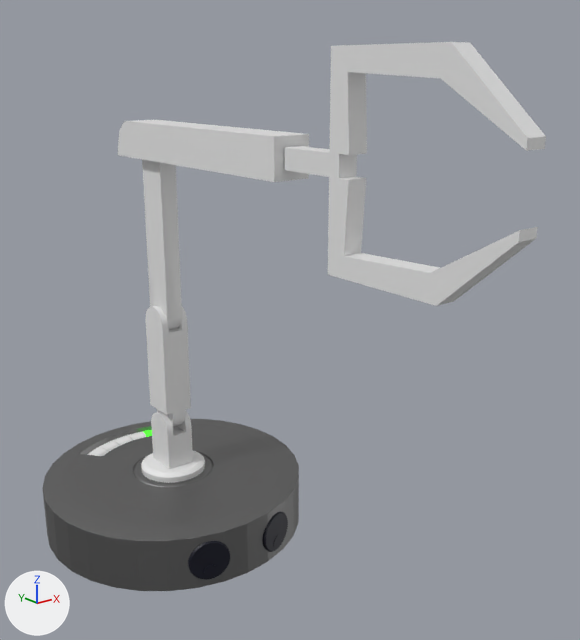
A saved change to the FBX model Assets/Characters/Char1_Body.fbx.
One viewpoint serves both versions: a 50 mm lens placed at (-2.87, -5.07, 3.57), pointed at (0.25, -1.17, 2.01). The lights are fixed; the arrows at lower left show +X, +Y and +Z. Where no turn or scale is listed for an object, it has been applied to the vertices.

The first picture shows 'ARM', 'Body', 'Eyes'.
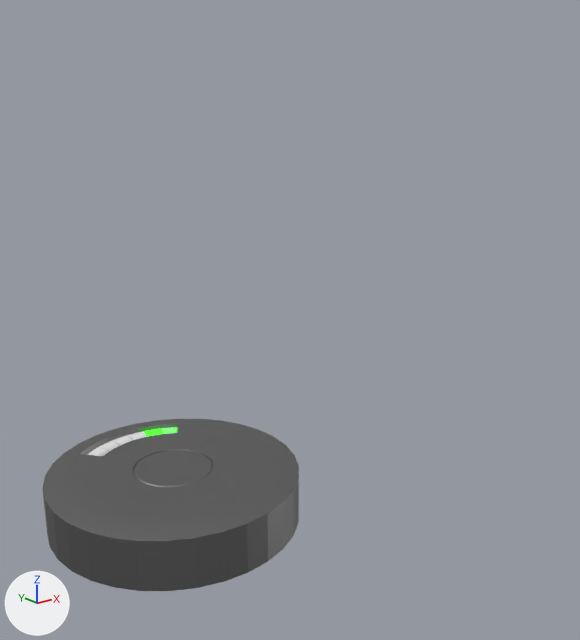
Diff of the bpy script that builds the scene:
```diff
--- a/Assets/Characters/Char1_Body.fbx.py
+++ b/Assets/Characters/Char1_Body.fbx.py
@@ ob_arm @@
-ob_arm = bpy.data.objects.new('ARM', me_cube_001)
-ob_arm.location = (0.0, 0.0, 0.692)
@@ ob_eyes @@
-ob_eyes = bpy.data.objects.new('Eyes', me_cylinder_004)
-ob_eyes.location = (0.0, -1.0, 0.32)
```

Pixel boxes [x1, y1, x2, y2] of what changed, in the pictures (580 x 640 px):
'ARM', deleted
    before: [118, 42, 546, 483]
'Eyes', deleted (black)
    before: [188, 512, 288, 580]
